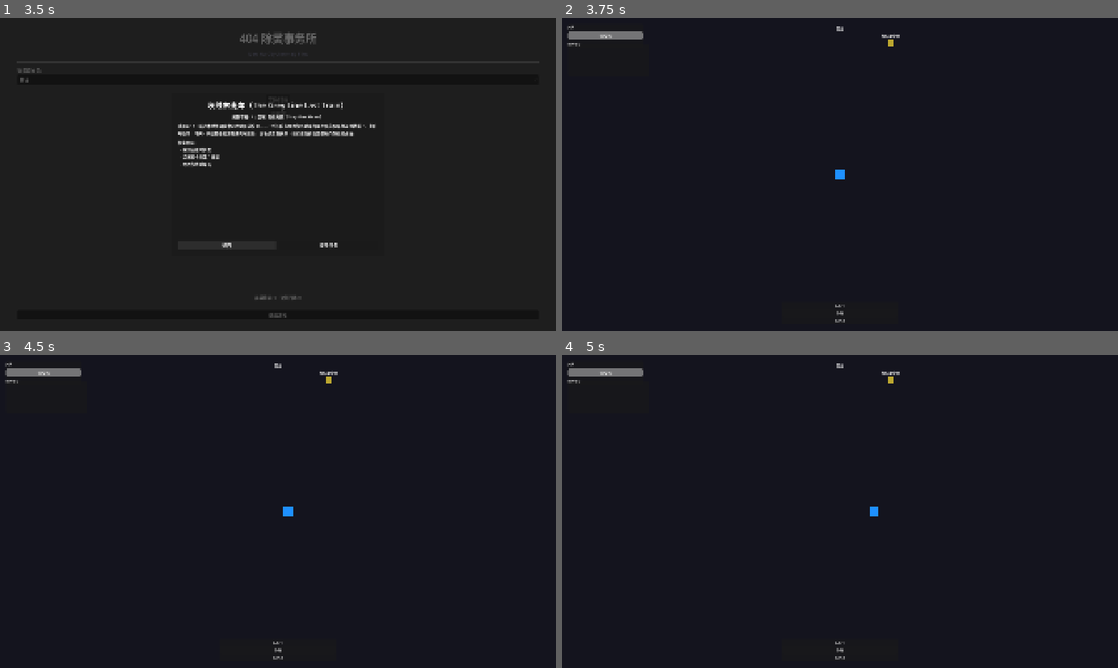
Above: before the commit, frames 1-4 (two rows, left to right).
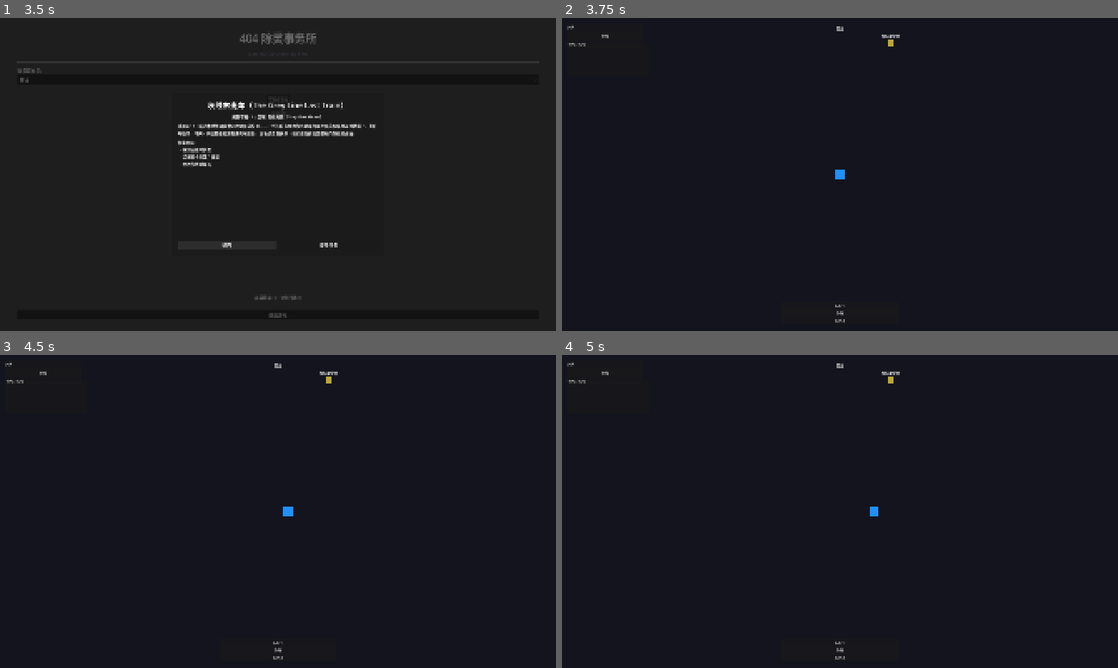
Above: after the commit, the same moments.

Repository: thefoolsparkle-oss/404_exorcism_agency
Game: Godot game, scene res://scenes/office/office_main.tscn
Same seed, same stepped clock (60 frames per second), same inputs: the game is played once before the commit and once after it.
Inputs (mouse positions are in pixels of both pictures, inside the frame that each line leads up to):
- Up to frame 1 (3.5 s): click "林锦" at 0.5 s; click "案件终端" at 1.25 s; click "档案库" at 2 s; click "返回" at 2.75 s
- Up to frame 2 (3.75 s): click "接受任务" at 3.5 s
- Up to frame 3 (4.5 s): tap Enter at 4.25 s; move the mouse to (400, 495) at 4.27 s; hold D (move_right) from 4.28 s (still down); hold E (interact) from 4.28 s (still down); click (400, 495) at 4.42 s
- Up to frame 4 (5 s): keep holding D (move_right); keep holding E (interact)

Frame 1 is identical in both runs. In frame 2, 0.4% of the frame differs, in the area x 0-15%, y 4-10%; in frame 3, 0.4%; in frame 4, 0.4%.

Commit message:
Fix: player reads character stats in own _ready (before HUD init), combat simplified, weapon stats applied

Diff:
--- a/game/scripts/combat/combat.gd
+++ b/game/scripts/combat/combat.gd
@@ -2,7 +2,6 @@
 
 var xp_orb_scene: PackedScene = preload("res://scenes/combat/experience_orb.tscn")
 var current_case: Dictionary = {}
-var player_node: CharacterBody2D
 
 @onready var objective_tracker: Node = $objective_tracker
 
@@ -12,35 +11,6 @@
 	objective_tracker.all_objectives_complete.connect(_on_all_objectives_done)
 	EventBus.experience_dropped.connect(_on_experience_dropped)
 	EventBus.combat_started.emit()
-	_apply_character_stats()
-
-func _apply_character_stats() -> void:
-	var char_data: Dictionary = DataLoader.load_json("res://data/characters/characters.json")
-	var selected: String = SaveManager.data.selected_character
-	var stats: Dictionary = char_data.get(selected, {})
-	if stats.is_empty():
-		return
-	player_node = $entities/player
-	if stats.has("max_hp"):
-		player_node.max_hp = stats.max_hp
-		player_node.current_hp = stats.max_hp
-	if stats.has("move_speed"):
-		player_node.move_speed = stats.move_speed
-	var weapon: Node2D = player_node.get_node("weapon_system")
-	if weapon:
-		if stats.has("base_damage"):
-			weapon.base_damage = stats.base_damage
-			weapon.current_damage = stats.base_damage
-		if stats.has("attack_interval"):
-			weapon.base_attack_interval = stats.attack_interval
-			weapon.current_attack_interval = stats.attack_interval
-		if stats.has("attack_range"):
-			weapon.attack_range = stats.attack_range
-		if stats.has("projectile_speed"):
-			weapon.projectile_speed = stats.projectile_speed
-	if stats.has("color"):
-		player_node.get_node("visual").color = Color(stats.color)
-	EventBus.player_health_changed.emit(player_node.current_hp, player_node.max_hp)
 
 func _input(event: InputEvent) -> void:
 	if event.is_action_pressed("pause"):
--- a/game/scripts/combat/player_controller.gd
+++ b/game/scripts/combat/player_controller.gd
@@ -11,9 +11,37 @@
 var invincible_timer: float = 0.0
 
 func _ready() -> void:
-	current_hp = max_hp
+	_apply_character_stats()
 	EventBus.player_health_changed.emit(current_hp, max_hp)
 	$hitbox.body_entered.connect(_on_hitbox_body_entered)
+
+func _apply_character_stats() -> void:
+	var char_data: Dictionary = DataLoader.load_json("res://data/characters/characters.json")
+	var selected: String = SaveManager.data.selected_character
+	var stats: Dictionary = char_data.get(selected, {})
+	if stats.is_empty():
+		current_hp = max_hp
+		return
+	if stats.has("max_hp"):
+		max_hp = stats.max_hp
+	if stats.has("move_speed"):
+		move_speed = stats.move_speed
+	current_hp = max_hp
+	if stats.has("color"):
+		$visual.color = Color(stats.color)
+
+	var weapon: Node2D = $weapon_system
+	if weapon:
+		if stats.has("base_damage"):
+			weapon.base_damage = stats.base_damage
+			weapon.current_damage = stats.base_damage
+		if stats.has("attack_interval"):
+			weapon.base_attack_interval = stats.attack_interval
+			weapon.current_attack_interval = stats.attack_interval
+		if stats.has("attack_range"):
+			weapon.attack_range = stats.attack_range
+		if stats.has("projectile_speed"):
+			weapon.projectile_speed = stats.projectile_speed
 
 func _physics_process(delta: float) -> void:
 	if invincible_timer > 0:
@@ -25,7 +53,6 @@
 	var input_dir: Vector2 = Input.get_vector("move_left", "move_right", "move_up", "move_down")
 	velocity = input_dir * move_speed
 	move_and_slide()
-
 	global_position.x = clamp(global_position.x, 50, 3790)
 	global_position.y = clamp(global_position.y, 50, 2110)
 
